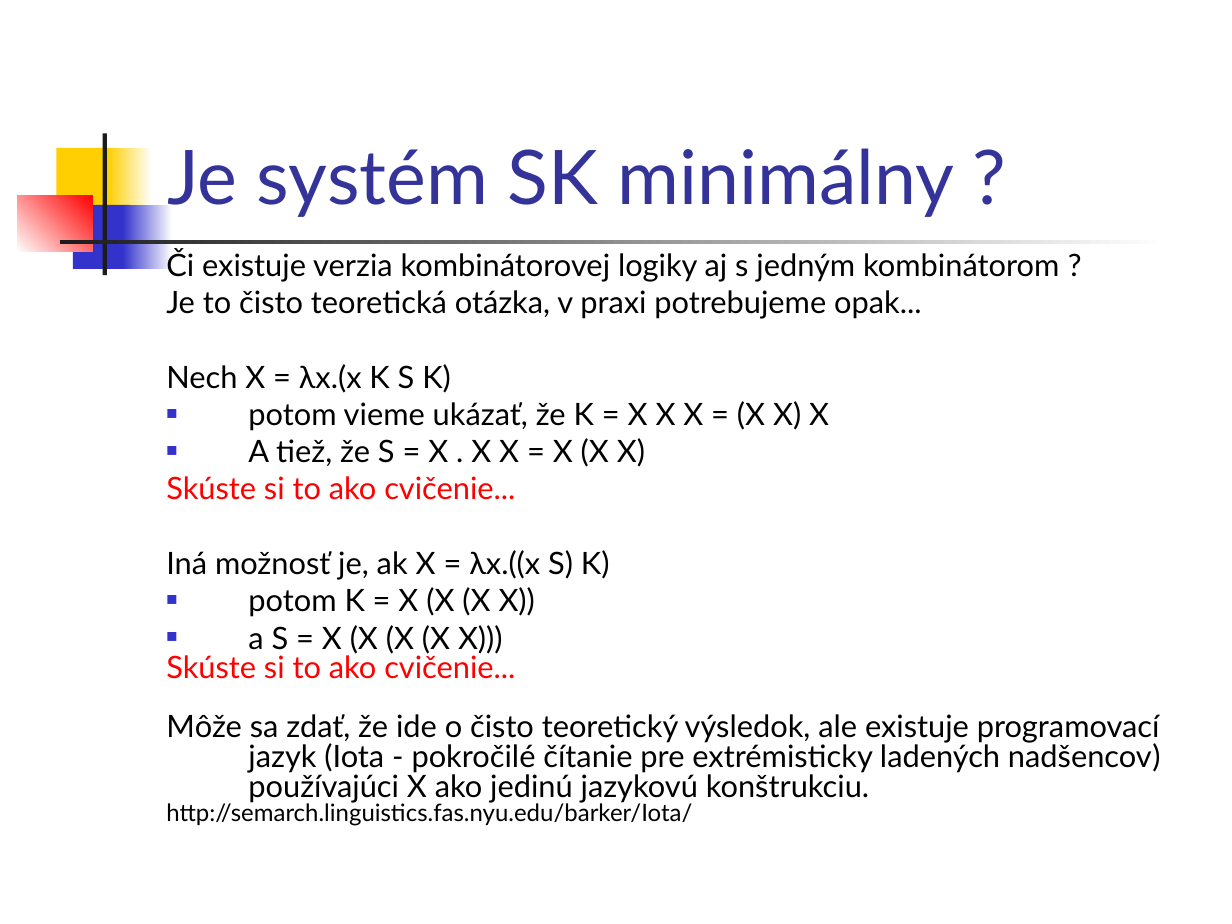
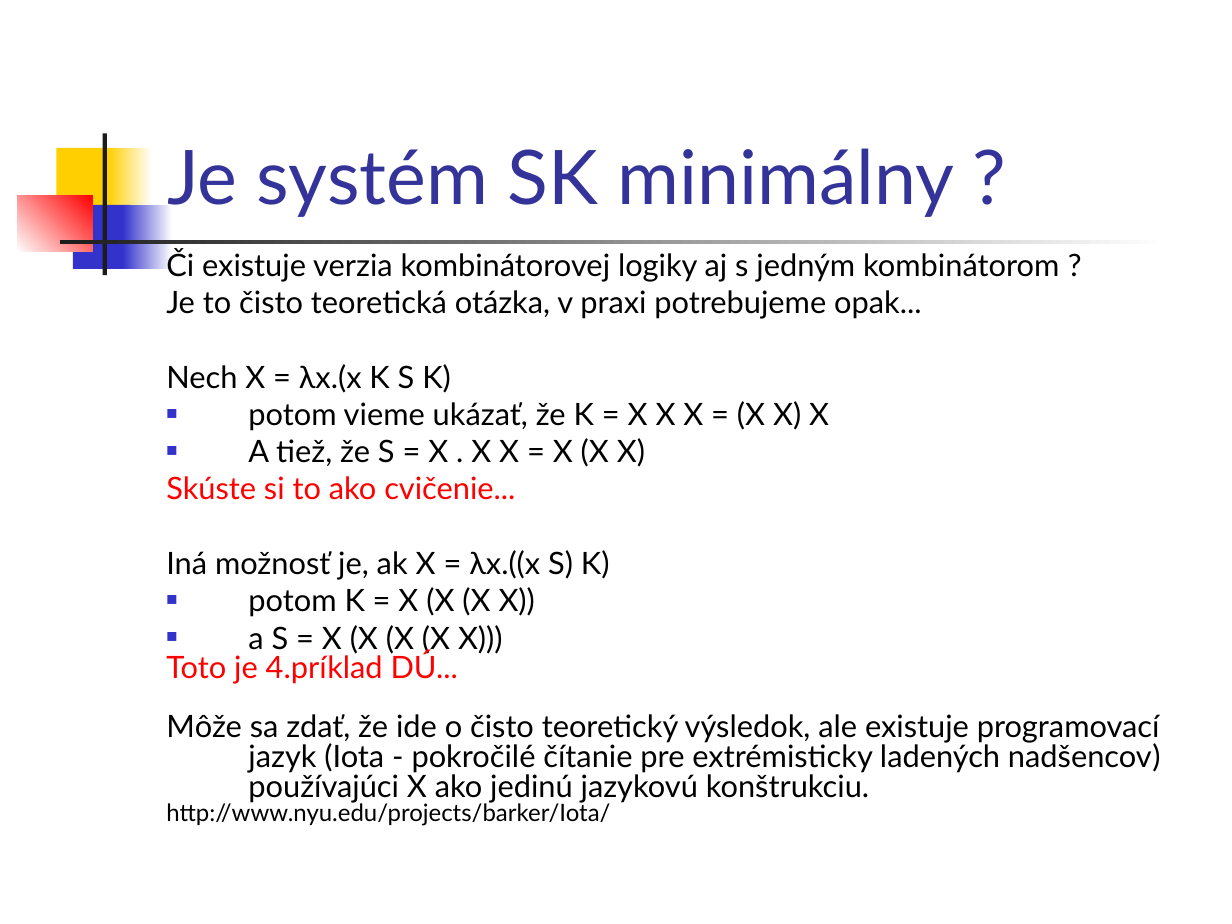
Before and after one commit to Funkcionalne/Prednasky, a slide deck: slide 11 of 07/07_fpro.ppt. Drawn at 1232x924 pixels with LibreOffice and Linux fonts; fonts in the diff are those of the drawing. Boxes give left, top, right and bottom in pixels: in the first picture for what was removed or moved away, otherwise in the second. Text is boxed around its words. In the diff, an @@ line names an element or a change of style, - is before the commit and + after.

```diff
--- a/07/07_fpro.ppt
+++ b/07/07_fpro.ppt
@@ text at [166, 651, 458, 684]: text changed @@
-Skúste si to ako cvičenie...
+Toto je 4.príklad DÚ...
@@ text at [166, 800, 610, 826]: text changed @@
-http://semarch.linguistics.fas.nyu.edu/barker/Iota/
+http://www.nyu.edu/projects/barker/Iota/
```
Also in this commit, not shown: 3 other slides changed, 3 slides added, 3 other files.
